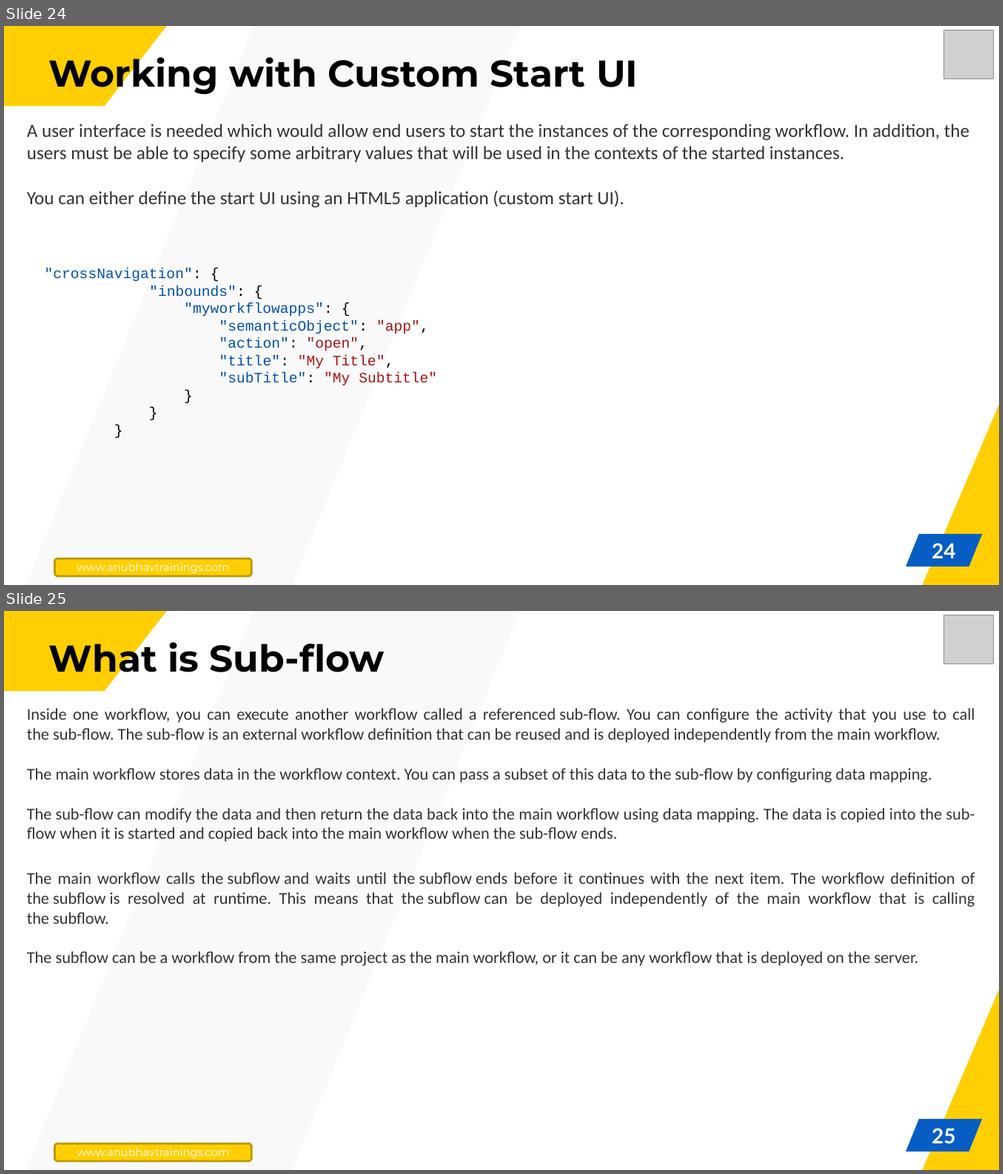
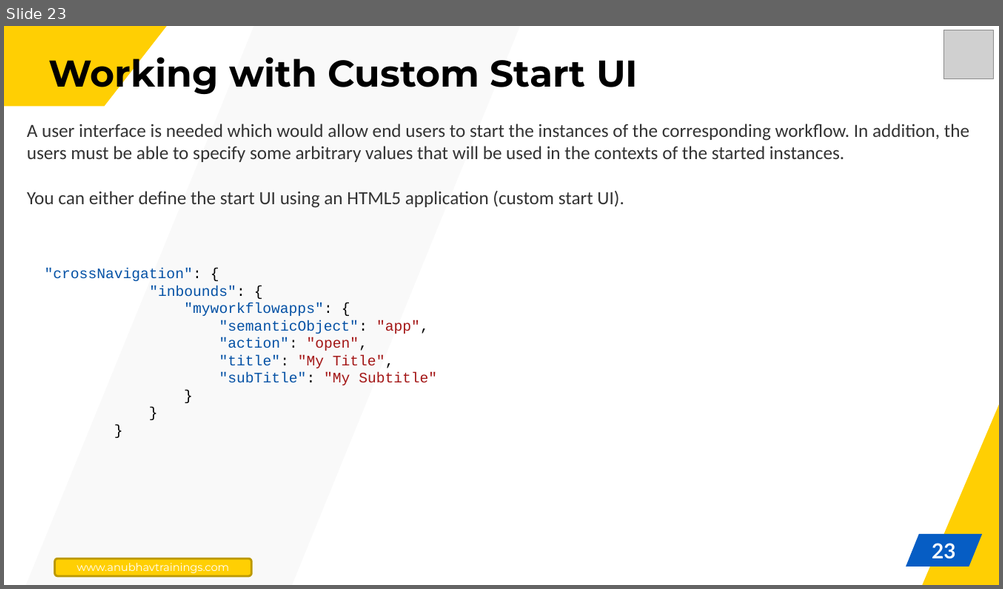
Before and after one commit to soyuztechnologies/BTP_CLD500, a slide deck: Day 3/Day 3.pptx. Shown one above the other, each under a label of ours: slides 24 and 25 before the commit, slide 23 after it. The pictures are 1003x1174 and 1003x589 pixels, drawn with LibreOffice and Linux fonts; fonts in the diff are those of the drawing; grey boxes stand for pictures. Boxes give left, top, right and bottom in pixels: in the first picture for what was removed or moved away, otherwise in the second. Text is boxed around its words. In the diff, an @@ line names an element or a change of style, - is before the commit and + after.

```diff
--- a/Day 3/Day 3.pptx
+++ b/Day 3/Day 3.pptx
@@ slide 25 removed at (x1=4, y1=611, x2=999, y2=1170), background #FFFFFF; not listed: 3 template elements that a slide beside it also shows @@
@@ freeform shape removed at (x1=4, y1=611, x2=167, y2=691) @@
@@ picture removed at (x1=943, y1=615, x2=993, y2=665) @@
@@ title removed at (x1=49, y1=636, x2=385, y2=681) @@
-What is Sub-flow
@@ text removed at (x1=27, y1=708, x2=975, y2=966) @@
-Inside one workflow, you can execute another workflow called a referenced sub-flow. You can configure the activity that you use to call the sub-flow. The sub-flow is an external workflow definition that can be reused and is deployed independently from the main workflow.
-The main workflow stores data in the workflow context. You can pass a subset of this data to the sub-flow by configuring data mapping.
-The sub-flow can modify the data and then return the data back into the main workflow using data mapping. The data is copied into the sub-flow when it is started and copied back into the main workflow when the sub-flow ends.
-The main workflow calls the subflow and waits until the subflow ends before it continues with the next item. The workflow definition of the subflow is resolved at runtime. This means that the subflow can be deployed independently of the main workflow that is calling the subflow.
-The subflow can be a workflow from the same project as the main workflow, or it can be any workflow that is deployed on the server.
@@ page number removed at (x1=931, y1=1128, x2=956, y2=1145) @@
-25
@@ rounded rectangle removed at (x1=55, y1=1144, x2=252, y2=1162) @@
-www.anubhavtrainings.com
@@ what was slide 24 is now slide 23 @@
@@ page number at (x1=931, y1=543, x2=956, y2=560): text changed @@
-24
+23
```
Also in this commit, not shown: 3 slides changed, 3 other slides removed, 40 other files.
